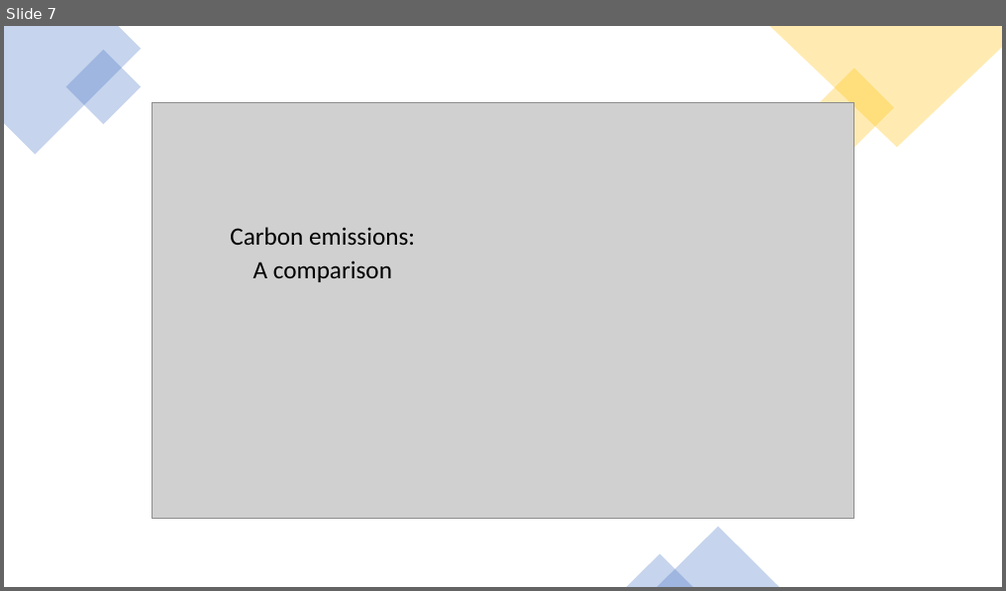
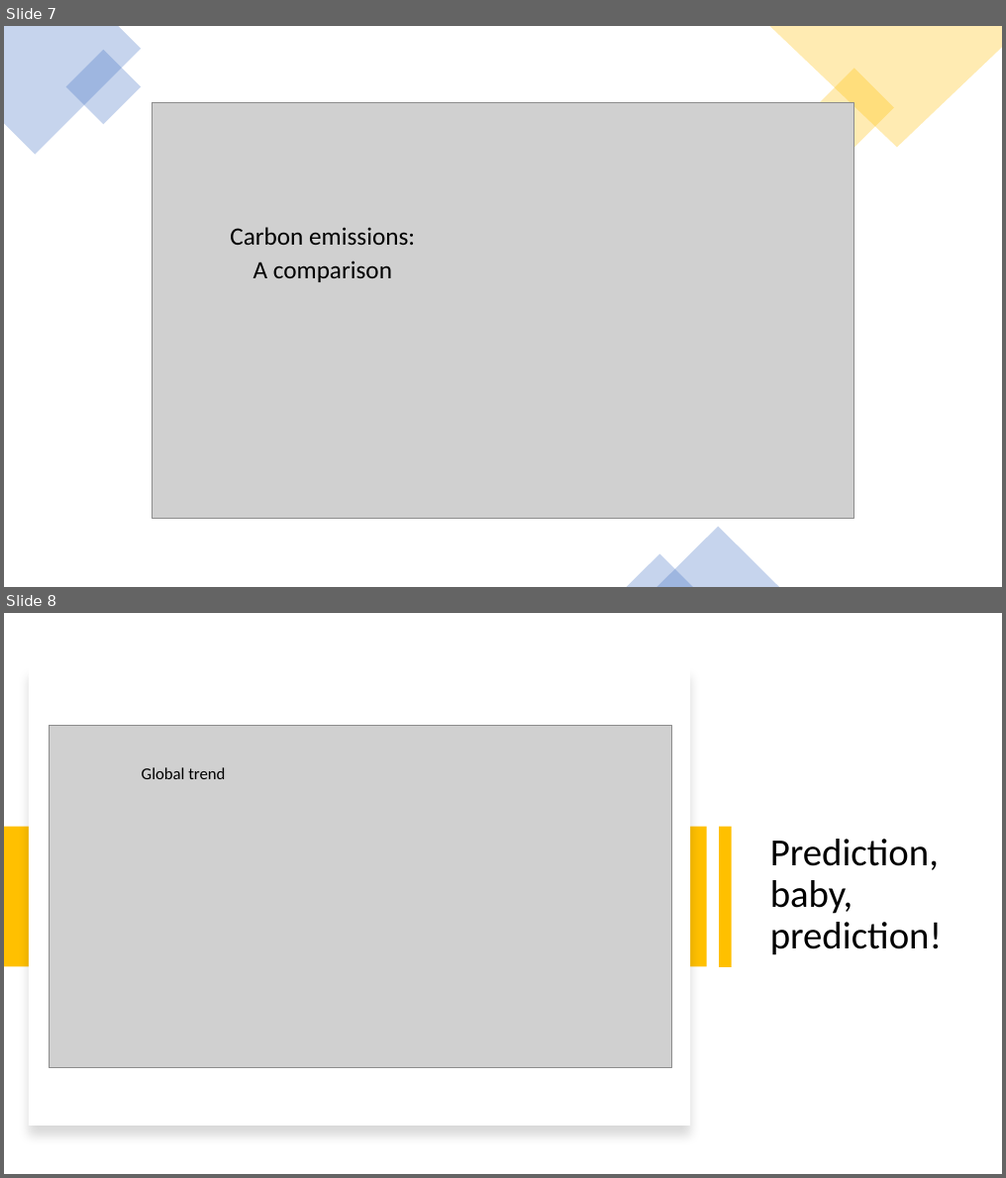
Before and after one commit to danilogiarlini/Global-CO2-Emission-Forecasting, a slide deck: Visualization/GlobalCO2Emission.pptx. Shown one above the other, each under a label of ours: slide 7 before the commit, slides 7 and 8 after it. The pictures are 1006x591 and 1006x1178 pixels, drawn with LibreOffice and Linux fonts; fonts in the diff are those of the drawing; grey boxes stand for pictures. Boxes give left, top, right and bottom in pixels: in the first picture for what was removed or moved away, otherwise in the second. Text is boxed around its words. In the diff, an @@ line names an element or a change of style, - is before the commit and + after.

```diff
--- a/Visualization/GlobalCO2Emission.pptx
+++ b/Visualization/GlobalCO2Emission.pptx
@@ slide 8 added at [4, 613, 1002, 1174], background #FFFFFF @@
@@ rectangle added at [29, 667, 690, 1126], fill #FFFFFF @@
@@ picture added at [49, 725, 672, 1068] @@
@@ text added at [142, 767, 225, 779], 16 pt, text #000000 @@
+Global trend
@@ rectangle added at [4, 827, 707, 967], fill #FFC000 @@
@@ rectangle added at [719, 827, 732, 967], fill #FFC000 @@
@@ text added at [770, 839, 942, 956], 37 pt, text #000000 @@
+Prediction, baby, prediction!
```
Also in this commit, not shown: 2 slides changed, 4 other slides added, 4 slides removed.
